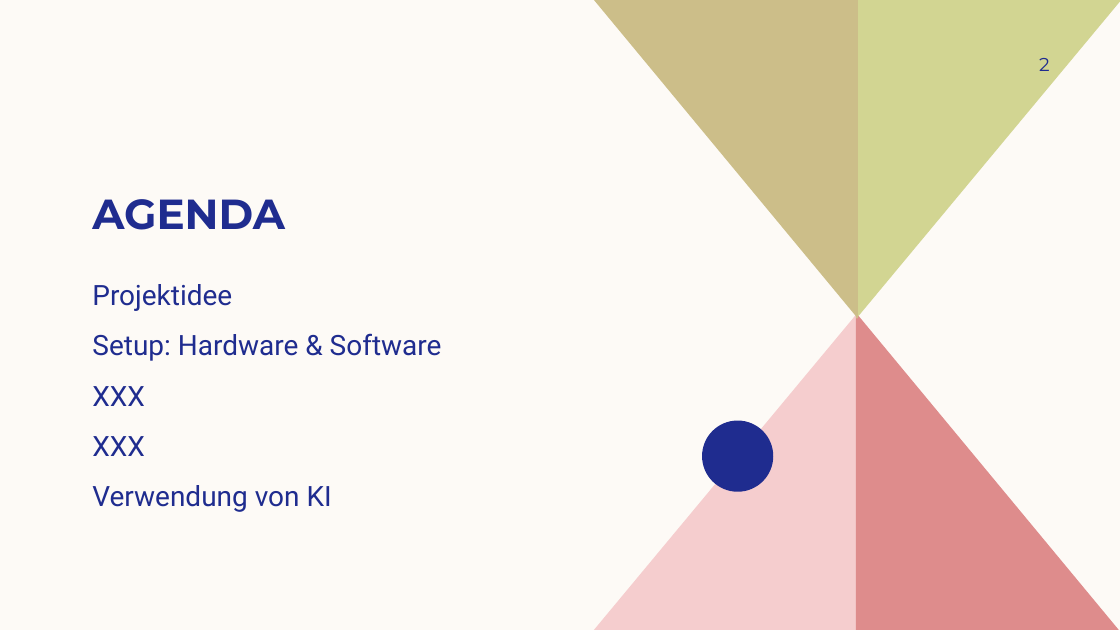
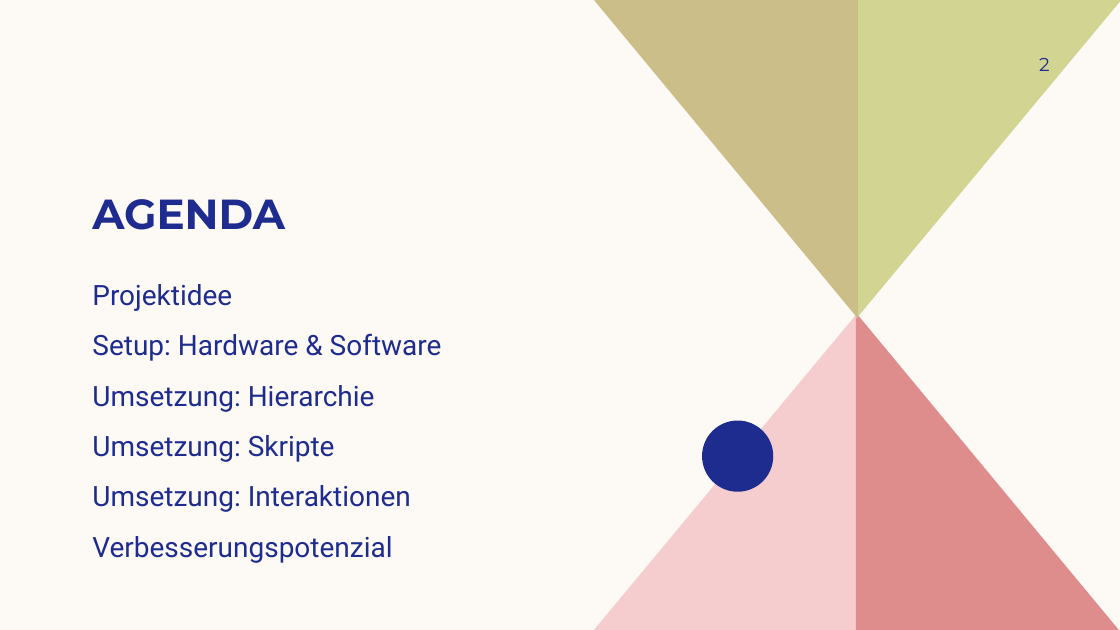
Before and after one commit to daisiedjulietse25/mr-endprojekt-Pospischek-2026-10-18_02-25-46, a slide deck: slide 2 of Praesentation.pptx. Drawn at 1120x630 pixels with LibreOffice and Linux fonts; fonts in the diff are those of the drawing. Boxes give left, top, right and bottom in pixels: in the first picture for what was removed or moved away, otherwise in the second. Text is boxed around its words. In the diff, an @@ line names an element or a change of style, - is before the commit and + after.

```diff
--- a/Praesentation.pptx
+++ b/Praesentation.pptx
@@ text at [92,385,411,563]: text changed @@
-XXX
-XXX
-Verwendung von KI
+Umsetzung: Hierarchie
+Umsetzung: Skripte
+Umsetzung: Interaktionen
+Verbesserungspotenzial
```
Also in this commit, not shown: 2 other slides changed, 9 slides added, 7 slides removed, 3 other files.
